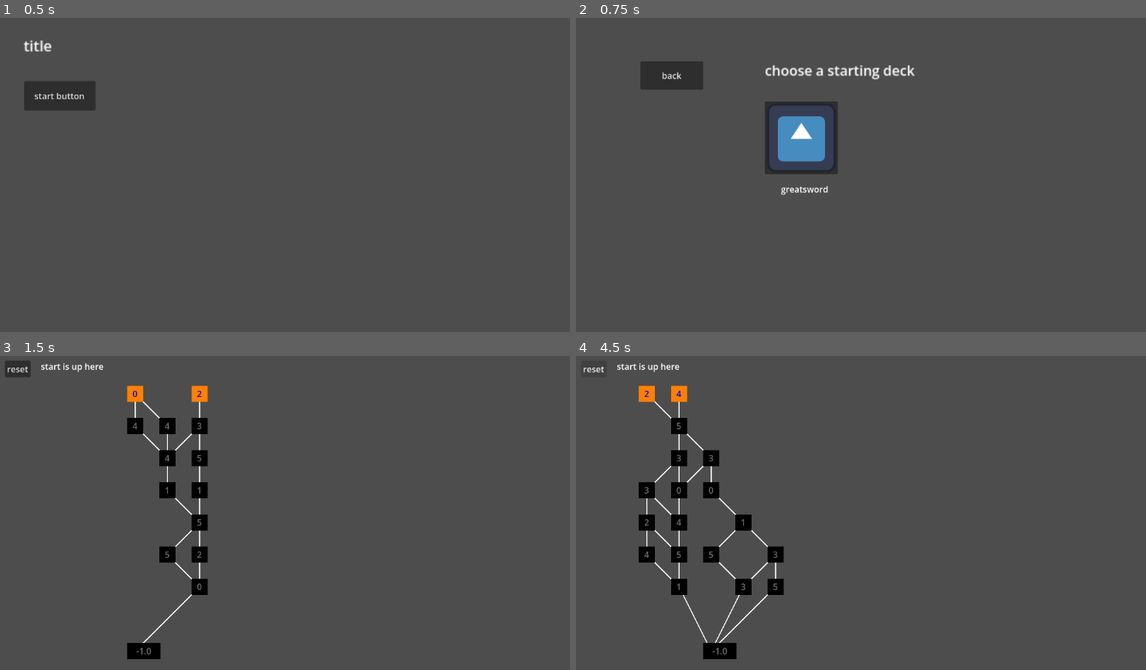
Above: before the commit, frames 1-4 (two rows, left to right).
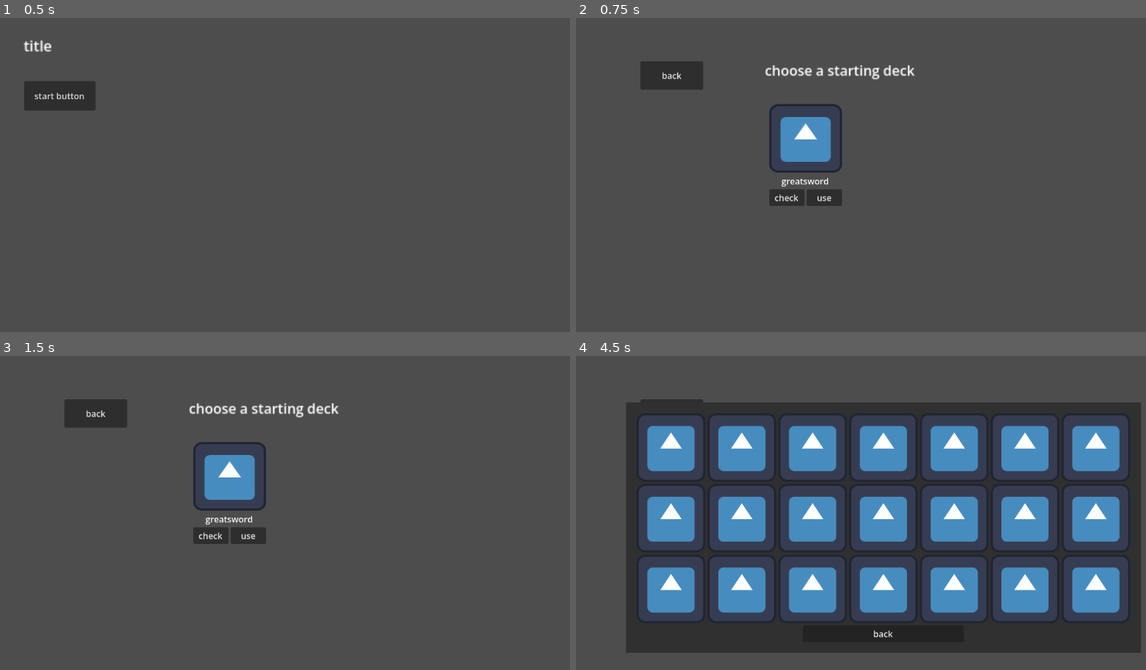
Above: after the commit, the same moments.

Repository: otamatoni/mhcards
Game: Godot game, scene res://Scenes/titleScreen.tscn
Two runs of this game, one before a commit and one after it. Both use one fixed random seed, a clock stepped at 60 frames per second and the inputs below. The engine's default icon, where the game draws it, is replaced by a stand-in: a white triangle on a blue panel in a dark square.
Inputs (mouse positions are in pixels of both pictures, inside the frame that each line leads up to):
- Up to frame 1 (0.5 s): no input
- Up to frame 2 (0.75 s): click "start button" at 0.5 s
- Up to frame 3 (1.5 s): click (228, 475) at 1.27 s
- Up to frame 4 (4.5 s): click (593, 368) at 2 s, where only the run before the commit has a clickable "reset"; click "reset" (after the commit: "back") at 2.75 s; click "reset" (after the commit: "start button") at 3.5 s; click "reset" (after the commit: "check") at 4.25 s

Frame 1 is identical in both runs. In frame 2, 1.8% of the frame differs, in the area x 33-47%, y 26-60%; in frame 3, 6.4%; in frame 4, 51%, in the area x 1-100%, y 2-97%.

Commit message:
added deck check on the deck select screen

Diff:
--- a/Scenes/deckSelect.tscn
+++ b/Scenes/deckSelect.tscn
@@ -1,10 +1,12 @@
-[gd_scene load_steps=4 format=3 uid="uid://cny5lu8ril4m8"]
+[gd_scene format=3 uid="uid://cny5lu8ril4m8"]
 
 [ext_resource type="Texture2D" uid="uid://cn7ssqk54xs1o" path="res://icon.svg" id="1_btkhh"]
 [ext_resource type="Script" uid="uid://bdowij4382aqy" path="res://Scripts/back_button.gd" id="2_euotc"]
 [ext_resource type="Script" uid="uid://21o72q1dm8h1" path="res://Scripts/gs_button.gd" id="2_hgw6o"]
-
-[node name="DeckSelect" type="Control"]
+[ext_resource type="Script" uid="uid://cqmo1pabydfxu" path="res://Scripts/check.gd" id="3_hgw6o"]
+[ext_resource type="Script" uid="uid://hqoamxn4i8xu" path="res://Scripts/deck_check_back.gd" id="5_n5skj"]
+
+[node name="DeckSelect" type="Control" unique_id=2110944952]
 layout_mode = 3
 anchors_preset = 15
 anchor_right = 1.0
@@ -12,25 +14,7 @@
 grow_horizontal = 2
 grow_vertical = 2
 
-[node name="GSLabel" type="Label" parent="."]
-layout_mode = 0
-offset_left = 385.0
-offset_top = 312.0
-offset_right = 474.0
-offset_bottom = 335.0
-text = "greatsword"
-
-[node name="GSButton" type="Button" parent="."]
-layout_mode = 0
-offset_left = 355.0
-offset_top = 160.0
-offset_right = 491.0
-offset_bottom = 296.0
-focus_mode = 0
-icon = ExtResource("1_btkhh")
-script = ExtResource("2_hgw6o")
-
-[node name="BackButton" type="Button" parent="."]
+[node name="BackButton" type="Button" parent="." unique_id=2087969491]
 layout_mode = 0
 offset_left = 123.0
 offset_top = 85.0
@@ -40,7 +24,7 @@
 text = "back"
 script = ExtResource("2_euotc")
 
-[node name="Label" type="Label" parent="."]
+[node name="Label" type="Label" parent="." unique_id=1253278023]
 layout_mode = 0
 offset_left = 355.0
 offset_top = 83.0
@@ -49,5 +33,184 @@
 scale = Vector2(1.615, 1.615)
 text = "choose a starting deck"
 
-[connection signal="button_up" from="GSButton" to="GSButton" method="_on_button_up"]
+[node name="DeckIcon" type="VBoxContainer" parent="." unique_id=2011638591]
+layout_mode = 0
+offset_left = 363.0
+offset_top = 165.0
+offset_right = 499.0
+offset_bottom = 313.0
+
+[node name="WeaponIcon" type="TextureRect" parent="DeckIcon" unique_id=776022002]
+layout_mode = 2
+texture = ExtResource("1_btkhh")
+
+[node name="GSLabel" type="Label" parent="DeckIcon" unique_id=1258271073]
+layout_mode = 2
+text = "greatsword"
+horizontal_alignment = 1
+
+[node name="Buttons" type="HBoxContainer" parent="DeckIcon" unique_id=745939686]
+layout_mode = 2
+
+[node name="Check" type="Button" parent="DeckIcon/Buttons" unique_id=604853992 node_paths=PackedStringArray("deck_check_menu")]
+layout_mode = 2
+size_flags_horizontal = 3
+text = "check"
+script = ExtResource("3_hgw6o")
+deck_check_menu = NodePath("../../../DeckCheckMenu")
+
+[node name="Use" type="Button" parent="DeckIcon/Buttons" unique_id=1164845244]
+layout_mode = 2
+size_flags_horizontal = 3
+focus_mode = 0
+text = "use"
+script = ExtResource("2_hgw6o")
+
+[node name="DeckCheckMenu" type="MarginContainer" parent="." unique_id=730807065]
+visible = false
+layout_mode = 1
+anchors_preset = 15
+anchor_right = 1.0
+anchor_bottom = 1.0
+grow_horizontal = 2
+grow_vertical = 2
+theme_override_constants/margin_left = 100
+theme_override_constants/margin_top = 100
+theme_override_constants/margin_right = 100
+theme_override_constants/margin_bottom = 100
+
+[node name="ColorRect" type="ColorRect" parent="DeckCheckMenu" unique_id=1763528225]
+layout_mode = 2
+color = Color(0.19, 0.19, 0.19, 1)
+
+[node name="MarginContainer" type="MarginContainer" parent="DeckCheckMenu" unique_id=703260286]
+layout_mode = 2
+theme_override_constants/margin_left = 20
+theme_override_constants/margin_top = 20
+theme_override_constants/margin_right = 20
+theme_override_constants/margin_bottom = 20
+
+[node name="VBoxContainer" type="VBoxContainer" parent="DeckCheckMenu/MarginContainer" unique_id=100668747]
+layout_mode = 2
+
+[node name="GridContainer" type="GridContainer" parent="DeckCheckMenu/MarginContainer/VBoxContainer" unique_id=1639687666]
+layout_mode = 2
+columns = 7
+
+[node name="Card" type="TextureRect" parent="DeckCheckMenu/MarginContainer/VBoxContainer/GridContainer" unique_id=1515693670]
+custom_minimum_size = Vector2(100, 100)
+layout_mode = 2
+texture = ExtResource("1_btkhh")
+
+[node name="Card2" type="TextureRect" parent="DeckCheckMenu/MarginContainer/VBoxContainer/GridContainer" unique_id=108771982]
+custom_minimum_size = Vector2(100, 100)
+layout_mode = 2
+texture = ExtResource("1_btkhh")
+
+[node name="Card3" type="TextureRect" parent="DeckCheckMenu/MarginContainer/VBoxContainer/GridContainer" unique_id=1860289294]
+custom_minimum_size = Vector2(100, 100)
+layout_mode = 2
+texture = ExtResource("1_btkhh")
+
+[node name="Card4" type="TextureRect" parent="DeckCheckMenu/MarginContainer/VBoxContainer/GridContainer" unique_id=1118478897]
+custom_minimum_size = Vector2(100, 100)
+layout_mode = 2
+texture = ExtResource("1_btkhh")
+
+[node name="Card5" type="TextureRect" parent="DeckCheckMenu/MarginContainer/VBoxContainer/GridContainer" unique_id=1644135747]
+custom_minimum_size = Vector2(100, 100)
+layout_mode = 2
+texture = ExtResource("1_btkhh")
+
+[node name="Card6" type="TextureRect" parent="DeckCheckMenu/MarginContainer/VBoxContainer/GridContainer" unique_id=427093364]
+custom_minimum_size = Vector2(100, 100)
+layout_mode = 2
+texture = ExtResource("1_btkhh")
+
+[node name="Card7" type="TextureRect" parent="DeckCheckMenu/MarginContainer/VBoxContainer/GridContainer" unique_id=437324364]
+custom_minimum_size = Vector2(100, 100)
+layout_mode = 2
+texture = ExtResource("1_btkhh")
+
+[node name="Card8" type="TextureRect" parent="DeckCheckMenu/MarginContainer/VBoxContainer/GridContainer" unique_id=2120827576]
+custom_minimum_size = Vector2(100, 100)
+layout_mode = 2
+texture = ExtResource("1_btkhh")
+
+[node name="Card9" type="TextureRect" parent="DeckCheckMenu/MarginContainer/VBoxContainer/GridContainer" unique_id=1930040896]
+custom_minimum_size = Vector2(100, 100)
+layout_mode = 2
+texture = ExtResource("1_btkhh")
+
+[node name="Card10" type="TextureRect" parent="DeckCheckMenu/MarginContainer/VBoxContainer/GridContainer" unique_id=1991000592]
+custom_minimum_size = Vector2(100, 100)
+layout_mode = 2
+texture = ExtResource("1_btkhh")
+
+[node name="Card11" type="TextureRect" parent="DeckCheckMenu/MarginContainer/VBoxContainer/GridContainer" unique_id=61791459]
+custom_minimum_size = Vector2(100, 100)
+layout_mode = 2
+texture = ExtResource("1_btkhh")
+
+[node name="Card12" type="TextureRect" parent="DeckCheckMenu/MarginContainer/VBoxContainer/GridContainer" unique_id=1619375780]
+custom_minimum_size = Vector2(100, 100)
+layout_mode = 2
+texture = ExtResource("1_btkhh")
+
+[node name="Card13" type="TextureRect" parent="DeckCheckMenu/MarginContainer/VBoxContainer/GridContainer" unique_id=398395294]
+custom_minimum_size = Vector2(100, 100)
+layout_mode = 2
+texture = ExtResource("1_btkhh")
+
+[node name="Card14" type="TextureRect" parent="DeckCheckMenu/MarginContainer/VBoxContainer/GridContainer" unique_id=1143701323]
+custom_minimum_size = Vector2(100, 100)
+layout_mode = 2
+texture = ExtResource("1_btkhh")
+
+[node name="Card15" type="TextureRect" parent="DeckCheckMenu/MarginContainer/VBoxContainer/GridContainer" unique_id=1631179900]
+custom_minimum_size = Vector2(100, 100)
+layout_mode = 2
+texture = ExtResource("1_btkhh")
+
+[node name="Card16" type="TextureRect" parent="DeckCheckMenu/MarginContainer/VBoxContainer/GridContainer" unique_id=1362793525]
+custom_minimum_size = Vector2(100, 100)
+layout_mode = 2
+texture = ExtResource("1_btkhh")
+
+[node name="Card17" type="TextureRect" parent="DeckCheckMenu/MarginContainer/VBoxContainer/GridContainer" unique_id=81911349]
+custom_minimum_size = Vector2(100, 100)
+layout_mode = 2
+texture = ExtResource("1_btkhh")
+
+[node name="Card18" type="TextureRect" parent="DeckCheckMenu/MarginContainer/VBoxContainer/GridContainer" unique_id=49106453]
+custom_minimum_size = Vector2(100, 100)
+layout_mode = 2
+texture = ExtResource("1_btkhh")
+
+[node name="Card19" type="TextureRect" parent="DeckCheckMenu/MarginContainer/VBoxContainer/GridContainer" unique_id=1353303335]
+custom_minimum_size = Vector2(100, 100)
+layout_mode = 2
+texture = ExtResource("1_btkhh")
+
+[node name="Card20" type="TextureRect" parent="DeckCheckMenu/MarginContainer/VBoxContainer/GridContainer" unique_id=905091898]
+custom_minimum_size = Vector2(100, 100)
+layout_mode = 2
+texture = ExtResource("1_btkhh")
+
+[node name="Card21" type="TextureRect" parent="DeckCheckMenu/MarginContainer/VBoxContainer/GridContainer" unique_id=1485488946]
+custom_minimum_size = Vector2(100, 100)
+layout_mode = 2
+texture = ExtResource("1_btkhh")
+
+[node name="Back" type="Button" parent="DeckCheckMenu/MarginContainer/VBoxContainer" unique_id=761241646 node_paths=PackedStringArray("deck_check_menu")]
+custom_minimum_size = Vector2(300, 0)
+layout_mode = 2
+size_flags_horizontal = 4
+text = "back"
+script = ExtResource("5_n5skj")
+deck_check_menu = NodePath("../../..")
+
 [connection signal="button_up" from="BackButton" to="BackButton" method="_on_button_up"]
+[connection signal="button_up" from="DeckIcon/Buttons/Check" to="DeckIcon/Buttons/Check" method="_on_button_up"]
+[connection signal="button_up" from="DeckIcon/Buttons/Use" to="DeckIcon/Buttons/Use" method="_on_button_up"]
+[connection signal="button_up" from="DeckCheckMenu/MarginContainer/VBoxContainer/Back" to="DeckCheckMenu/MarginContainer/VBoxContainer/Back" method="_on_button_up"]
--- /dev/null
+++ b/Scripts/check.gd
@@ -0,0 +1,16 @@
+extends Button
+
+@export var deck_check_menu : MarginContainer
+
+# Called when the node enters the scene tree for the first time.
+func _ready() -> void:
+	pass # Replace with function body.
+
+
+# Called every frame. 'delta' is the elapsed time since the previous frame.
+func _process(delta: float) -> void:
+	pass
+
+
+func _on_button_up() -> void:
+	deck_check_menu.visible = true
--- /dev/null
+++ b/Scripts/deck_check_back.gd
@@ -0,0 +1,16 @@
+extends Button
+
+@export var deck_check_menu : MarginContainer
+
+# Called when the node enters the scene tree for the first time.
+func _ready() -> void:
+	pass # Replace with function body.
+
+
+# Called every frame. 'delta' is the elapsed time since the previous frame.
+func _process(delta: float) -> void:
+	pass
+
+
+func _on_button_up() -> void:
+	deck_check_menu.visible = false
Not shown, added: Scripts/check.gd.uid
Not shown, added: Scripts/deck_check_back.gd.uid
